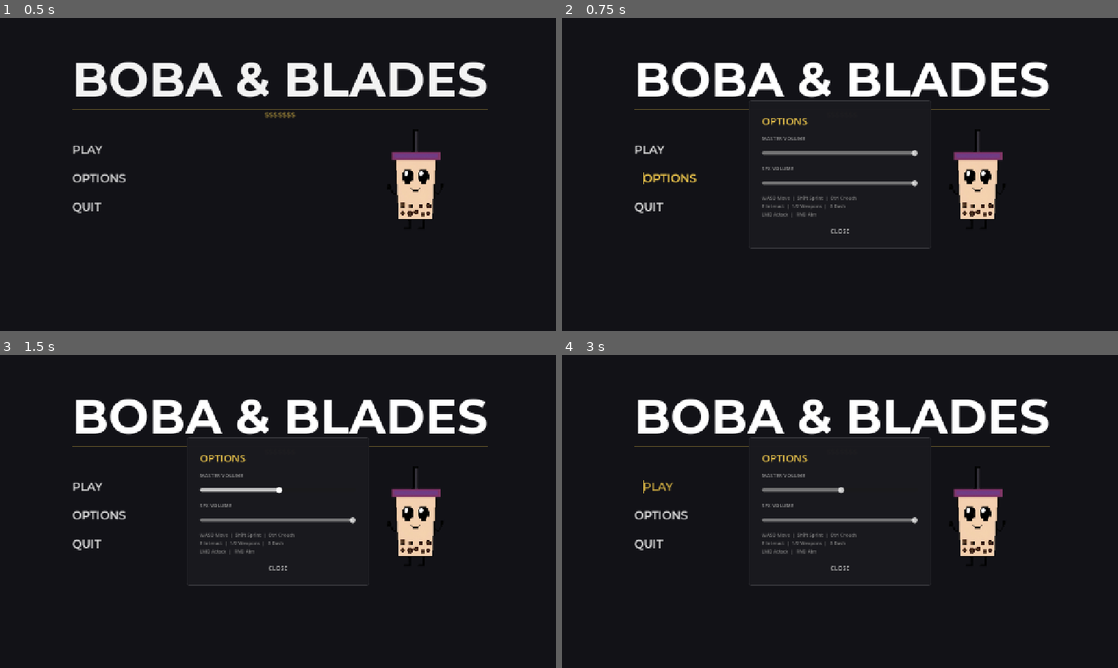
Above: before the commit, frames 1-4 (two rows, left to right).
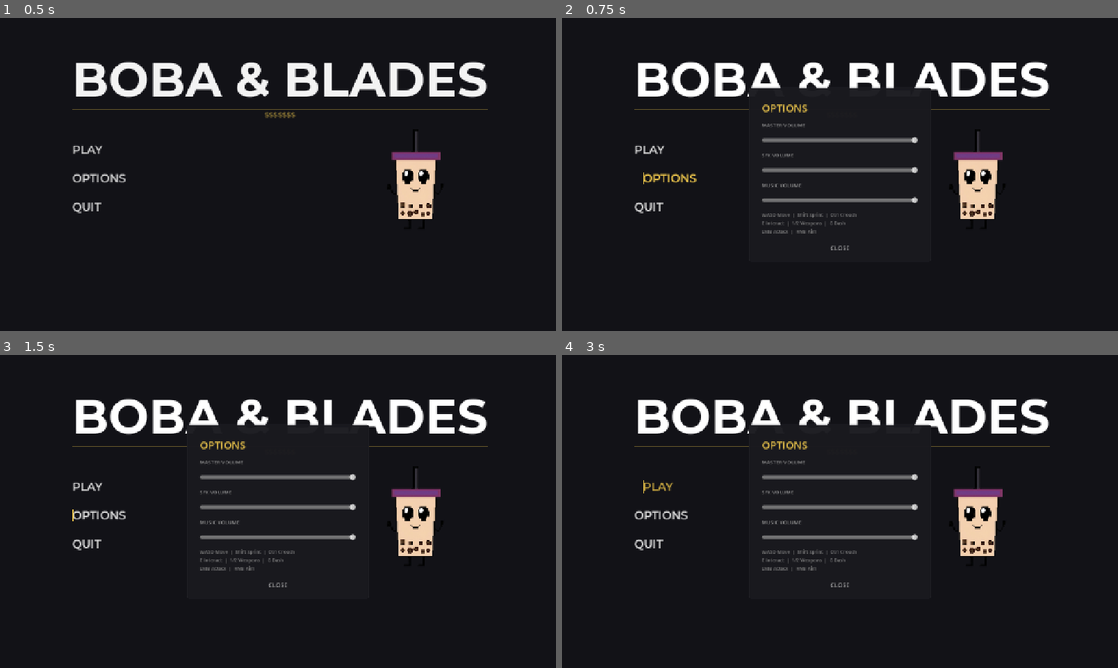
Above: after the commit, the same moments.

Repository: coyote321/BobaGame
Game: Godot game, scene res://Scenes/MainMenu.tscn
Two runs of this game, one before a commit and one after it. Both use one fixed random seed, a clock stepped at 60 frames per second and the inputs below. Sound files missing from this copy of the repository are replaced by a short silence.
Inputs (mouse positions are in pixels of both pictures, inside the frame that each line leads up to):
- Up to frame 1 (0.5 s): no input
- Up to frame 2 (0.75 s): click "OPTIONS" at 0.5 s
- Up to frame 3 (1.5 s): click "PLAY" at 1.25 s
- Up to frame 4 (3 s): click "PLAY" at 2 s; move the mouse to (962, 495) at 2.77 s; hold D (move_right) from 2.78 s (still down); tap 1 (weapon_1) at 2.85 s; click (962, 495) at 2.92 s

Frame 1 is identical in both runs. In frame 2, 3.6% of the frame differs, in the area x 33-67%, y 22-75%; in frame 3, 3.4%; in frame 4, 3.4%.

Commit message:
sound-system part 2
implementing more sounds/music and simplifying code

Diff:
--- a/Scripts/BobaHealingPotion.gd
+++ b/Scripts/BobaHealingPotion.gd
@@ -18,10 +18,10 @@
 	body_exited.connect(_on_body_exited)
 	_base_y = position.y
 
-	# Pickup sound effect
+	# Heal potion sound effect
 	_pickup_sfx = AudioStreamPlayer.new()
-	_pickup_sfx.stream = preload("res://Assets/Audio/sfx/sfx_item_pick_up.mp3")
-	_pickup_sfx.volume_db = 10.0
+	_pickup_sfx.stream = preload("res://Assets/Audio/sfx/sfx_healpotion.wav")
+	_pickup_sfx.volume_db = 0.0
 	_pickup_sfx.bus = &"SFX"
 	add_child(_pickup_sfx)
 
@@ -101,4 +101,11 @@
 	var tween = create_tween()
 	tween.parallel().tween_property(self, "scale", Vector2(2.0, 2.0), 0.3)
 	tween.parallel().tween_property(self, "modulate:a", 0.0, 0.3)
-	tween.tween_callback(queue_free)
+	tween.tween_callback(func():
+		# Move SFX to scene root so it keeps playing after potion is freed
+		if _pickup_sfx and _pickup_sfx.playing:
+			remove_child(_pickup_sfx)
+			get_tree().current_scene.add_child(_pickup_sfx)
+			_pickup_sfx.finished.connect(_pickup_sfx.queue_free)
+		queue_free()
+	)
--- a/Scripts/FlamethrowerWeapon.gd
+++ b/Scripts/FlamethrowerWeapon.gd
@@ -2,14 +2,53 @@
 ## Flamethrower — continuous stream of short-lived flame projectiles.
 
 const FLAME_PROJECTILE_SCRIPT := preload("res://Scripts/FlameProjectile.gd")
+
+var _flame_sfx: AudioStreamPlayer = null
+var fuel: float = 7.5
+const MAX_FUEL: float = 7.5
+var _out_of_fuel: bool = false
+
+func _ready() -> void:
+	_flame_sfx = AudioStreamPlayer.new()
+	_flame_sfx.stream = preload("res://Assets/Audio/sfx/sfx_flamethrower.wav")
+	_flame_sfx.volume_db = -5.0
+	_flame_sfx.bus = &"SFX"
+	add_child(_flame_sfx)
 
 func attack() -> void:
 	if weapon_name == "":
 		return
+	if _out_of_fuel:
+		stop_sound()
+		return
+
 	var tuning := _get_tuning()
+
+	# Drain fuel based on fire rate
+	fuel -= _get_fire_rate()
+	if fuel <= 0.0:
+		fuel = 0.0
+		_out_of_fuel = true
+		stop_sound()
+		return
+
 	_shoot_flame(tuning)
 	_play_shot_animation(_get_facing_direction(), tuning)
+
+	# Play flamethrower sound
+	if _flame_sfx and not _flame_sfx.playing:
+		_flame_sfx.play()
+
 	player.fire_cooldown = _get_fire_rate()
+
+func stop_sound() -> void:
+	if _flame_sfx and _flame_sfx.playing:
+		var tween = create_tween()
+		tween.tween_property(_flame_sfx, "volume_db", -40.0, 0.3)
+		tween.tween_callback(func():
+			_flame_sfx.stop()
+			_flame_sfx.volume_db = -5.0
+		)
 
 func _shoot_flame(tuning: Dictionary) -> void:
 	var damage = _get_damage()
--- a/Scripts/MainMenu.gd
+++ b/Scripts/MainMenu.gd
@@ -11,11 +11,19 @@
 @onready var subtitle: Label = $CenterColumn/Subtitle
 
 var options_panel: Panel
+var _click_sfx: AudioStreamPlayer = null
 
 func _ready() -> void:
 	start_button.pressed.connect(_on_start_button_pressed)
 	options_button.pressed.connect(_on_options_button_pressed)
 	exit_button.pressed.connect(_on_exit_button_pressed)
+
+	# UI click sound
+	_click_sfx = AudioStreamPlayer.new()
+	_click_sfx.stream = preload("res://Assets/Audio/sfx/sfx_UI_button_click.wav")
+	_click_sfx.volume_db = -5.0
+	_click_sfx.bus = &"SFX"
+	add_child(_click_sfx)
 
 	_animate_intro()
 	GameManager.reset_game()
@@ -30,15 +38,21 @@
 	tween.parallel().tween_property(column, "position:y", column.position.y + 20.0, 0.6)
 
 func _on_start_button_pressed() -> void:
+	if _click_sfx:
+		_click_sfx.play()
 	var tween := create_tween()
 	tween.tween_property(self, "modulate:a", 0.0, 0.4)
 	await tween.finished
 	get_tree().change_scene_to_file(WORLD_SCENE_PATH)
 
 func _on_options_button_pressed() -> void:
+	if _click_sfx:
+		_click_sfx.play()
 	_show_options_panel()
 
 func _on_exit_button_pressed() -> void:
+	if _click_sfx:
+		_click_sfx.play()
 	get_tree().quit()
 
 func _show_options_panel() -> void:
@@ -50,8 +64,8 @@
 
 	options_panel = Panel.new()
 	options_panel.set_anchors_preset(Control.PRESET_CENTER)
-	options_panel.size = Vector2(420, 340)
-	options_panel.position = Vector2(-210, -170)
+	options_panel.size = Vector2(420, 400)
+	options_panel.position = Vector2(-210, -200)
 	add_child(options_panel)
 
 	var style := StyleBoxFlat.new()
@@ -81,6 +95,7 @@
 
 	_add_slider(vbox, "MASTER VOLUME", "Master")
 	_add_slider(vbox, "SFX VOLUME", "SFX")
+	_add_slider(vbox, "MUSIC VOLUME", "Music")
 
 	var controls := Label.new()
 	controls.text = "WASD Move  |  Shift Sprint  |  Ctrl Crouch\nE Interact  |  1/2 Weapons  |  G Dash\nLMB Attack  |  RMB Aim"
--- a/Scripts/PauseMenu.gd
+++ b/Scripts/PauseMenu.gd
@@ -2,6 +2,8 @@
 
 
 const MAIN_MENU_PATH: String = "res://Scenes/MainMenu.tscn"
+
+var _click_sfx: AudioStreamPlayer = null
 
 @onready var control_root: Control = $Control
 @onready var resume_button: Button = $Control/PanelContainer/MarginContainer/VBoxContainer/ResumeButton
@@ -15,6 +17,12 @@
 
 	hide_pause_menu()
 
+	# UI click sound
+	_click_sfx = AudioStreamPlayer.new()
+	_click_sfx.stream = preload("res://Assets/Audio/sfx/sfx_UI_button_click.wav")
+	_click_sfx.volume_db = -5.0
+	_click_sfx.bus = &"SFX"
+	add_child(_click_sfx)
 
 	resume_button.pressed.connect(_on_resume_pressed)
 	menu_button.pressed.connect(_on_menu_pressed)
@@ -47,11 +55,17 @@
 	control_root.visible = false
 
 func _on_resume_pressed() -> void:
+	if _click_sfx:
+		_click_sfx.play()
 	resume_game()
 
 func _on_menu_pressed() -> void:
+	if _click_sfx:
+		_click_sfx.play()
 	get_tree().paused = false
 	get_tree().change_scene_to_file(MAIN_MENU_PATH)
 
 func _on_quit_pressed() -> void:
+	if _click_sfx:
+		_click_sfx.play()
 	get_tree().quit()
--- a/Scripts/PistolWeapon.gd
+++ b/Scripts/PistolWeapon.gd
@@ -4,6 +4,7 @@
 const BOBA_PROJECTILE_SCRIPT := preload("res://Scripts/BobaProjectile.gd")
 
 var _gun_sfx: AudioStreamPlayer = null
+var _blowdart_sfx: AudioStreamPlayer = null
 
 func _ready() -> void:
 	_gun_sfx = AudioStreamPlayer.new()
@@ -11,6 +12,12 @@
 	_gun_sfx.volume_db = 0.0
 	_gun_sfx.bus = &"SFX"
 	add_child(_gun_sfx)
+
+	_blowdart_sfx = AudioStreamPlayer.new()
+	_blowdart_sfx.stream = preload("res://Assets/Audio/sfx/sfx_blowdart_straw.mp3")
+	_blowdart_sfx.volume_db = 0.0
+	_blowdart_sfx.bus = &"SFX"
+	add_child(_blowdart_sfx)
 
 func attack() -> void:
 	if weapon_name == "":
@@ -26,9 +33,13 @@
 	_play_shot_animation(_get_facing_direction(), tuning)
 	_spawn_shell_casing(direction, tuning)
 
-	# Play boba gun sound
-	if _gun_sfx:
-		_gun_sfx.play()
+	# Play appropriate weapon sound
+	if weapon_name in ["Boba Dart Gun", "Poison Straw"]:
+		if _blowdart_sfx:
+			_blowdart_sfx.play()
+	else:
+		if _gun_sfx:
+			_gun_sfx.play()
 
 	# Fire-rate cooldown is set on the player
 	player.fire_cooldown = _get_fire_rate()
--- a/Scripts/PlayerController.gd
+++ b/Scripts/PlayerController.gd
@@ -21,8 +21,18 @@
 @export var projectile_scene: PackedScene
 
 var _damage_sfx: AudioStreamPlayer = null
+var _heartbeat_sfx: AudioStreamPlayer = null
+var _death_sfx: AudioStreamPlayer = null
 
 var _current_weapon_node: Node2D = null
+
+func _make_sfx(stream: AudioStream, volume: float = 0.0) -> AudioStreamPlayer:
+	var sfx = AudioStreamPlayer.new()
+	sfx.stream = stream
+	sfx.volume_db = volume
+	sfx.bus = &"SFX"
+	add_child(sfx)
+	return sfx
 
 func _ready():
 	health = GameManager.max_health
@@ -32,12 +42,10 @@
 	add_to_group("player")
 	process_mode = Node.PROCESS_MODE_ALWAYS
 
-	# Damage sound effect
-	_damage_sfx = AudioStreamPlayer.new()
-	_damage_sfx.stream = preload("res://Assets/Audio/sfx/sfx_playerdamage.wav")
-	_damage_sfx.volume_db = -5.0
-	_damage_sfx.bus = &"SFX"
-	add_child(_damage_sfx)
+	_damage_sfx = _make_sfx(preload("res://Assets/Audio/sfx/sfx_playerdamage.wav"), -5.0)
+	_heartbeat_sfx = _make_sfx(preload("res://Assets/Audio/sfx/sfx_heartbeat(single).wav"))
+	_heartbeat_sfx.finished.connect(_on_heartbeat_finished)
+	_death_sfx = _make_sfx(preload("res://Assets/Audio/sfx/sfx_playerdeath.wav"))
 
 	await get_tree().process_frame
 	hud_node = get_tree().current_scene.find_child("HUD", true, false)
@@ -86,6 +94,10 @@
 		if Input.is_mouse_button_pressed(MOUSE_BUTTON_LEFT):
 			if fire_cooldown <= 0.0:
 				attack()
+		else:
+			# Stop flamethrower sound when not holding attack
+			if _current_weapon_node and _current_weapon_node.has_method("stop_sound"):
+				_current_weapon_node.stop_sound()
 
 		# Ability
 		if Input.is_action_just_pressed("ability"):
@@ -114,25 +126,17 @@
 	is_aiming = Input.is_action_pressed("aim")
 
 	# Weapon Switching
-	if Input.is_action_just_pressed("weapon_1"):
-		switch_weapon(1)
-	elif Input.is_action_just_pressed("weapon_2"):
-		switch_weapon(2)
-	elif Input.is_action_just_pressed("weapon_3"):
-		switch_weapon(3)
+	for i in range(1, 4):
+		if Input.is_action_just_pressed("weapon_" + str(i)):
+			switch_weapon(i)
+			break
 
 func is_crouching_state() -> bool:
 	return is_crouching
 
 func switch_weapon(idx):
 	current_weapon_idx = idx
-	var weapon_name = ""
-	if idx == 1:
-		weapon_name = GameManager.equipped_main
-	elif idx == 2:
-		weapon_name = GameManager.equipped_melee
-	elif idx == 3:
-		weapon_name = GameManager.equipped_special
+	var weapon_name = _get_current_weapon_name()
 
 	# Update HUD
 	if hud_node and hud_node.has_method("update_weapon"):
@@ -178,6 +182,22 @@
 		return ""
 	return GameManager.weapons.get(wname, {}).get("type", "ranged")
 
+func _on_heartbeat_finished() -> void:
+	# Double-beat pattern: 1-2 ... 1-2 ...
+	if health > 0 and health <= 15 and _heartbeat_sfx:
+		if not _heartbeat_sfx.has_meta("is_second_beat") or not _heartbeat_sfx.get_meta("is_second_beat"):
+			# Short pause then play second beat
+			_heartbeat_sfx.set_meta("is_second_beat", true)
+			await get_tree().create_timer(0.3).timeout
+			if is_instance_valid(self) and health > 0 and health <= 15:
+				_heartbeat_sfx.play()
+		else:
+			# Long pause before next double-beat
+			_heartbeat_sfx.set_meta("is_second_beat", false)
+			await get_tree().create_timer(1.5).timeout
+			if is_instance_valid(self) and health > 0 and health <= 15:
+				_heartbeat_sfx.play()
+
 func attack():
 	if _current_weapon_node and _current_weapon_node.has_method("attack"):
 		_current_weapon_node.attack()
@@ -364,6 +384,44 @@
 	if is_instance_valid(cloud):
 		cloud.queue_free()
 
+func _flash_and_reset(color: Color, duration: float = 0.1) -> void:
+	modulate = color
+	var t := get_tree().create_timer(duration)
+	await t.timeout
+	if is_instance_valid(self):
+		modulate = Color.WHITE
+
+func _update_hud_health() -> void:
+	if hud_node and hud_node.has_method("update_health"):
+		hud_node.update_health(health, GameManager.max_health)
+
+func _create_aoe_area(pos: Vector2, radius: float, color: Color) -> Array:
+	var area = Area2D.new()
+	area.global_position = pos
+	area.collision_layer = 0
+	area.collision_mask = 4
+	area.monitoring = true
+	area.monitorable = false
+	get_tree().current_scene.add_child(area)
+
+	var shape = CollisionShape2D.new()
+	var circle = CircleShape2D.new()
+	circle.radius = radius
+	shape.shape = circle
+	area.add_child(shape)
+
+	var visual = Polygon2D.new()
+	var pts: PackedVector2Array = []
+	var segments = int(max(16, radius * 0.25))
+	for i in range(segments):
+		var angle = i * (TAU / float(segments))
+		pts.append(Vector2(cos(angle), sin(angle)) * radius)
+	visual.polygon = pts
+	visual.color = color
+	area.add_child(visual)
+
+	return [area, visual]
+
 func take_damage(amount):
 	health -= amount
 	if health < 0:
@@ -373,16 +431,13 @@
 	if _damage_sfx:
 		_damage_sfx.play()
 
-	# Flash red
-	modulate = Color(1, 0.3, 0.3)
-	var t := get_tree().create_timer(0.1)
-	await t.timeout
-	if is_instance_valid(self):
-		modulate = Color.WHITE
-
-	# Update HUD
-	if hud_node and hud_node.has_method("update_health"):
-		hud_node.update_health(health, GameManager.max_health)
+	# Start heartbeat loop if health is 15 or below
+	if health > 0 and health <= 15:
+		if _heartbeat_sfx and not _heartbeat_sfx.playing:
+			_heartbeat_sfx.play()
+
+	_flash_and_reset(Color(1, 0.3, 0.3), 0.1)
+	_update_hud_health()
 
 	# Screen shake
 	if has_node("Camera2D"):
@@ -398,16 +453,12 @@
 func heal(amount: int) -> void:
 	health = min(health + amount, GameManager.max_health)
 
-	# Flash green
-	modulate = Color(0.3, 1.0, 0.5)
-	var t := get_tree().create_timer(0.15)
-	await t.timeout
-	if is_instance_valid(self):
-		modulate = Color.WHITE
-
-	# Update HUD
-	if hud_node and hud_node.has_method("update_health"):
-		hud_node.update_health(health, GameManager.max_health)
+	# Stop heartbeat if healed above 15
+	if health > 15 and _heartbeat_sfx:
+		_heartbeat_sfx.stop()
+
+	_flash_and_reset(Color(0.3, 1.0, 0.5), 0.15)
+	_update_hud_health()
 
 var is_game_over: bool = false
 
@@ -417,6 +468,10 @@
 	is_game_over = true
 	set_physics_process(false)
 
+	# Play death sound
+	if _death_sfx:
+		_death_sfx.play()
+
 	# Hide the HUD
 	if hud_node and hud_node.has_method("hide_hud"):
 		hud_node.hide_hud()
--- a/Scripts/ShopManager.gd
+++ b/Scripts/ShopManager.gd
@@ -57,6 +57,9 @@
 var _current_hotbar_idx: int = 1
 var _panel_cooldown: float = 0.0
 
+var _cash_register_sfx: AudioStreamPlayer = null
+var _error_sfx: AudioStreamPlayer = null
+
 var customer_scene = preload("res://Scenes/Customer.tscn")
 
 func _ready():
@@ -75,6 +78,28 @@
 
 	_animate_scene_enter()
 	start_spawning()
+
+	# Cash register sound for completing orders
+	_cash_register_sfx = AudioStreamPlayer.new()
+	_cash_register_sfx.stream = preload("res://Assets/Audio/sfx/sfx_cash_register.wav")
+	_cash_register_sfx.volume_db = 0.0
+	_cash_register_sfx.bus = &"SFX"
+	add_child(_cash_register_sfx)
+
+	# Error sound for failed purchases
+	_error_sfx = AudioStreamPlayer.new()
+	_error_sfx.stream = preload("res://Assets/Audio/sfx/sfx_error_sound.wav")
+	_error_sfx.volume_db = 0.0
+	_error_sfx.bus = &"SFX"
+	add_child(_error_sfx)
+
+	# Background music
+	var _music = AudioStreamPlayer.new()
+	_music.stream = preload("res://Assets/Audio/music/mus_day.wav")
+	_music.volume_db = -10.0
+	_music.bus = &"Music"
+	_music.autoplay = true
+	add_child(_music)
 
 func _animate_scene_enter():
 	if hud_container:
@@ -760,7 +785,12 @@
 					Color(0.12, 0.08, 0.08, 0.9), Color(1, 0.3, 0.3, 0.3), 6))
 			btn.pressed.connect(func(weapon_to_buy = wn):
 				if GameManager.buy_weapon(weapon_to_buy):
+					if _cash_register_sfx:
+						_cash_register_sfx.play()
 					show_upgrade_panel(false)
+				else:
+					if _error_sfx:
+						_error_sfx.play()
 			)
 			card_hbox.add_child(btn)
 		else:
@@ -1094,6 +1124,9 @@
 		var success = target_customer.receive_item(created_drink)
 
 		if success:
+			# Play cash register sound
+			if _cash_register_sfx:
+				_cash_register_sfx.play()
 			current_mix = []
 			update_mix_label()
 			_close_panel(ui_boba_panel)
--- a/default_bus_layout.tres
+++ b/default_bus_layout.tres
@@ -7,3 +7,9 @@
 bus/1/bypass_fx = false
 bus/1/volume_db = 0.0
 bus/1/send = &"Master"
+bus/2/name = &"Music"
+bus/2/solo = false
+bus/2/mute = false
+bus/2/bypass_fx = false
+bus/2/volume_db = 0.0
+bus/2/send = &"Master"
Not shown, added: Assets/Audio/music/mus_day.wav.import
Not shown, added: Assets/Audio/sfx/sfx_UI_button_click.wav.import
Not shown, added: Assets/Audio/sfx/sfx_blowdart_straw.mp3.import
Not shown, added: Assets/Audio/sfx/sfx_cash_register.wav.import
Not shown, added: Assets/Audio/sfx/sfx_error_sound.wav.import
Not shown, added: Assets/Audio/sfx/sfx_flamethrower.wav.import
Not shown, added: Assets/Audio/sfx/sfx_healpotion.wav.import
Not shown, added: Assets/Audio/sfx/sfx_heartbeat(single).wav.import
Not shown, added: Assets/Audio/sfx/sfx_playerdeath.wav.import
Not shown, changed: .DS_Store
Not shown, changed: Assets/.DS_Store
Not shown, changed: Assets/Audio/.DS_Store
(and 11 more such lines)
